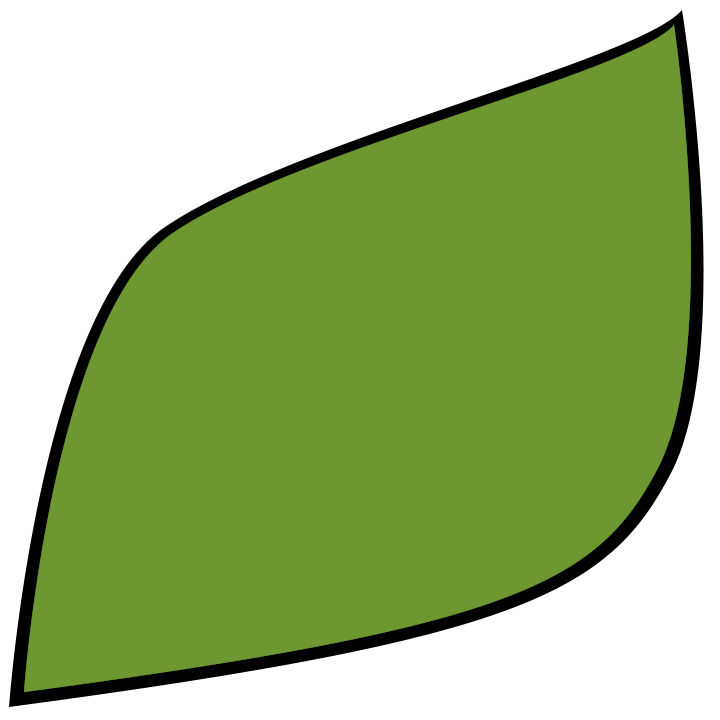
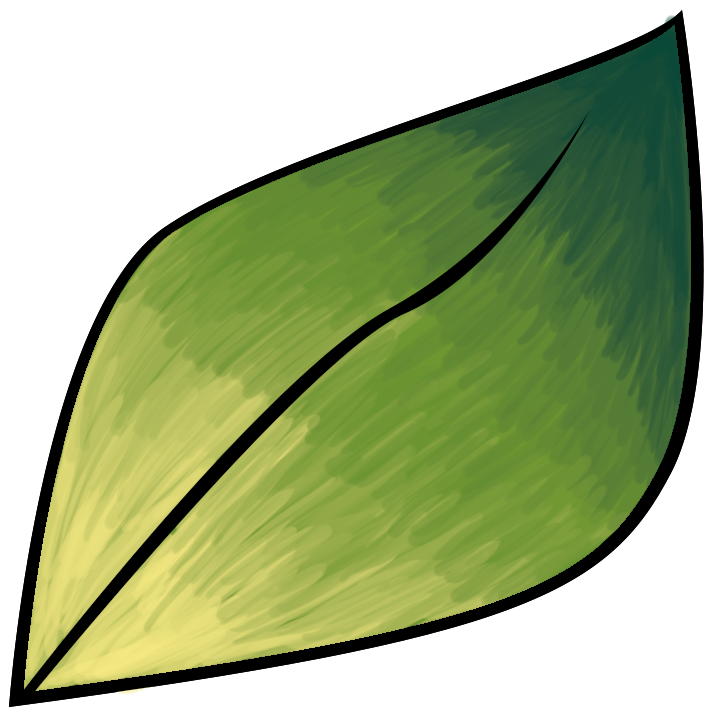
Before/after of a 720 × 720 layered artwork. What changed in the layer stack:
added layer "Layer 1 copy" above "Layer 4" over [9,10,704,707]
added layer "Layer 4" above "Layer 5" over [18,109,590,700]
added layer "Layer 5" above "Layer 2" over [15,14,698,699]
